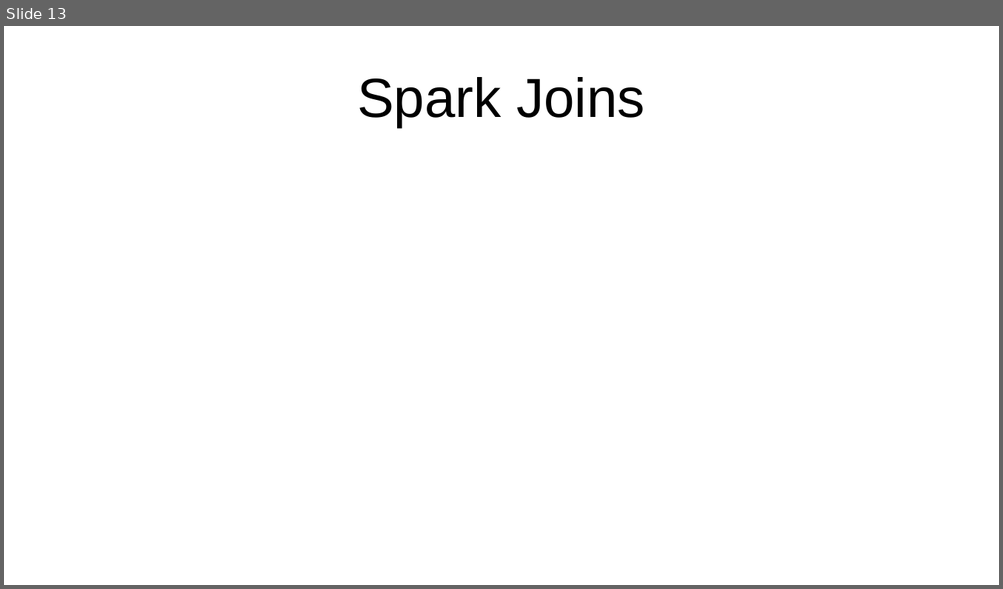
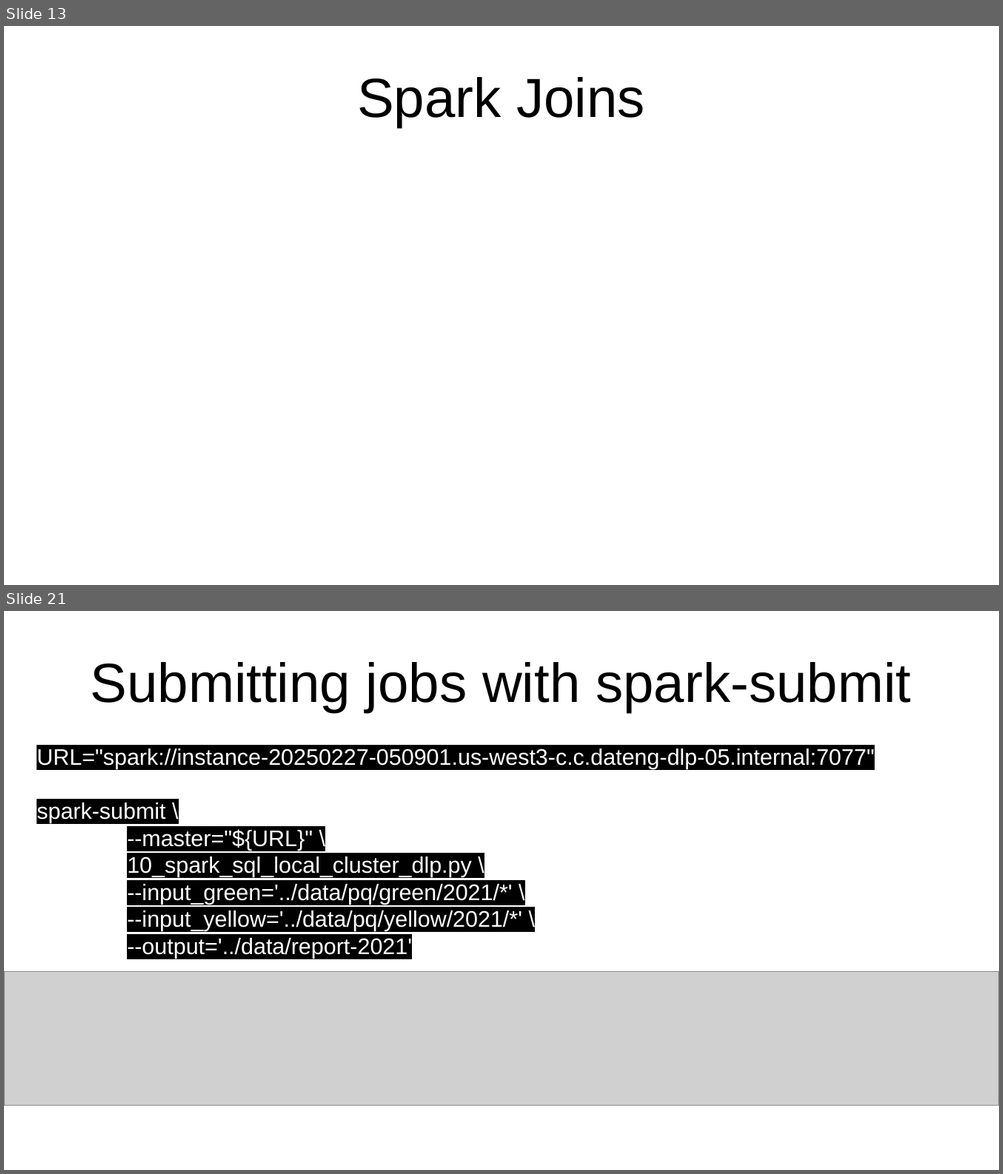
Before and after one commit to mossdet/dlp_data_eng, a slide deck: Notes/05_01_Batch_Processing_Spark.odp. Shown one above the other, each under a label of ours: slide 13 before the commit, slides 13 and 21 after it; the slides between them are not shown. The pictures are 1003x589 and 1003x1174 pixels, drawn with LibreOffice and Linux fonts; fonts in the diff are those of the drawing; grey boxes stand for pictures. Boxes give left, top, right and bottom in pixels: in the first picture for what was removed or moved away, otherwise in the second. Text is boxed around its words. In the diff, an @@ line names an element or a change of style, - is before the commit and + after.

```diff
--- a/Notes/05_01_Batch_Processing_Spark.odp
+++ b/Notes/05_01_Batch_Processing_Spark.odp
@@ slide 21 added at [4,611,999,1170], background #FFFFFF @@
@@ title added at [91,662,910,712], 44 pt, text #000000 @@
+Submitting jobs with spark-submit
@@ text added at [37,749,874,959], 18 pt, text #FFFFFF @@
+URL="spark://instance-20250227-050901.us-west3-c.c.dateng-dlp-05.internal:7077"
+spark-submit \
+--master="${URL}" \
+10_spark_sql_local_cluster_dlp.py \
+--input_green='../data/pq/green/2021/*' \
+--input_yellow='../data/pq/yellow/2021/*' \
+--output='../data/report-2021'
@@ picture added at [4,972,999,1105] @@
```
Also in this commit, not shown: 8 other slides added, 4 other files.
